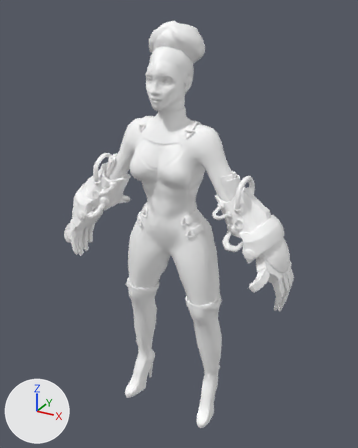
The FBX model UGP/Assets/Models/SandraSharpe01.fbx, before and after one commit.
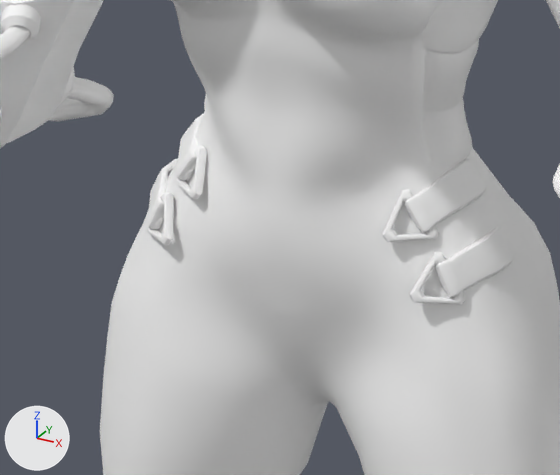
Each version is shown whole from a 50 mm lens placed at (1.038, -1.81, 1.946), pointed at (0.019, 0.044, 1.019), then close up on the part from 30% to 60% of the width and 40% to 60% of the height. The lights are fixed; the arrows at lower left show +X, +Y and +Z. Where no turn or scale is listed for an object, it has been applied to the vertices.

The first close-up shows 'Arm4', 'Body', 'L_Belt', 'L_Belt2', 'R_Belt', 'R_Belt2'.
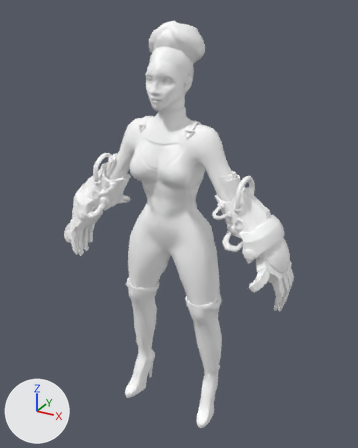
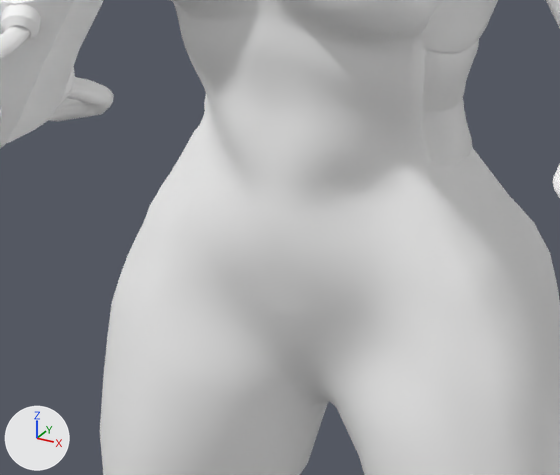
Pixel boxes [x1, y1, x2, y2] of what changed, in the close-ups (560 x 475 px):
'L_Belt', deleted
    before: [382, 159, 487, 242]
'L_Belt2', deleted
    before: [409, 226, 515, 304]
'R_Belt', deleted
    before: [174, 113, 207, 200]
'R_Belt2', deleted
    before: [146, 159, 178, 245]

What the commit changed:
Object 'R_Belt' (ob_r_belt) is deleted.
Object 'L_Belt2' (ob_l_belt2) is deleted.
Object 'R_Belt2' (ob_r_belt2) is deleted.
Object 'L_Belt' (ob_l_belt) is deleted.
